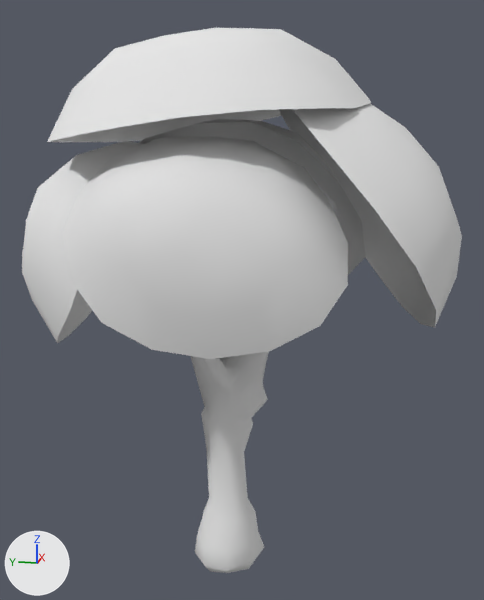
One commit to the Blender file assets/PROP/tree03.blend: the scene before it, then after it.
One viewpoint serves both versions: a camera (50 mm lens) standing at (-4.71, -1.05, 3.37) and looking at (0.16, -0.08, 2.15). Lighting does not change. The marker at lower left points along +X, +Y and +Z.

Objects in the first picture: 'tree03'.
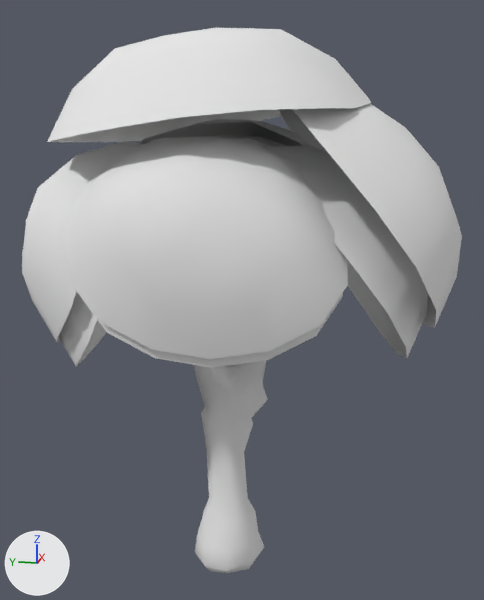
The newer file is also turned or shifted as a whole; pictures and numbers use the older file's frame.

Location of each change, [x1, y1, x2, y2] in pixels of the pictures (484 x 600 px):
part 1 of me_tree03, added: after [58, 292, 106, 367]
part 2 of me_tree03, added: after [76, 289, 343, 368]
part 3 of me_tree03, added: after [265, 145, 428, 359]
part 4 of me_tree03, added: after [213, 135, 357, 273]

Edits to the bpy script that builds the scene:
```text
Change me_tree03:
    where me_tree03.from_pydata(...)  # 483 vertices, 496 faces; spans x -1.3..1.55, y -1.59..1.48, z -0.02..4.07
    used by ob_tree03; location = (0.0, 0.0, 0.0)
    me_tree03 part 1: the loose piece of 45 vertices spanning x -0.94..0.95, y 0.35..1.48, z 1.85..3.33 is copied, and the copy is scaled about the mesh origin by 0.902; it spans x -0.85..0.86, y 0.31..1.34, z 1.67..3.0
    me_tree03 part 2: the loose piece of 45 vertices spanning x -1.3..-0.26, y -0.91..0.85, z 2.13..3.36 is copied, and the copy is scaled about the mesh origin by 0.971; it spans x -1.26..-0.25, y -0.88..0.83, z 2.07..3.26
    me_tree03 part 3: the loose piece of 45 vertices spanning x -0.98..1.08, y -1.59..-0.24, z 2.06..3.71 is copied, and the copy is scaled about the mesh origin by 0.889; it spans x -0.87..0.96, y -1.41..-0.22, z 1.83..3.3
    me_tree03 part 4: the loose piece of 45 vertices spanning x 0.1..1.55, y -0.98..1.2, z 1.83..3.49 is copied, and the copy is scaled about the mesh origin by 0.966; it spans x 0.1..1.5, y -0.95..1.16, z 1.77..3.37
```
